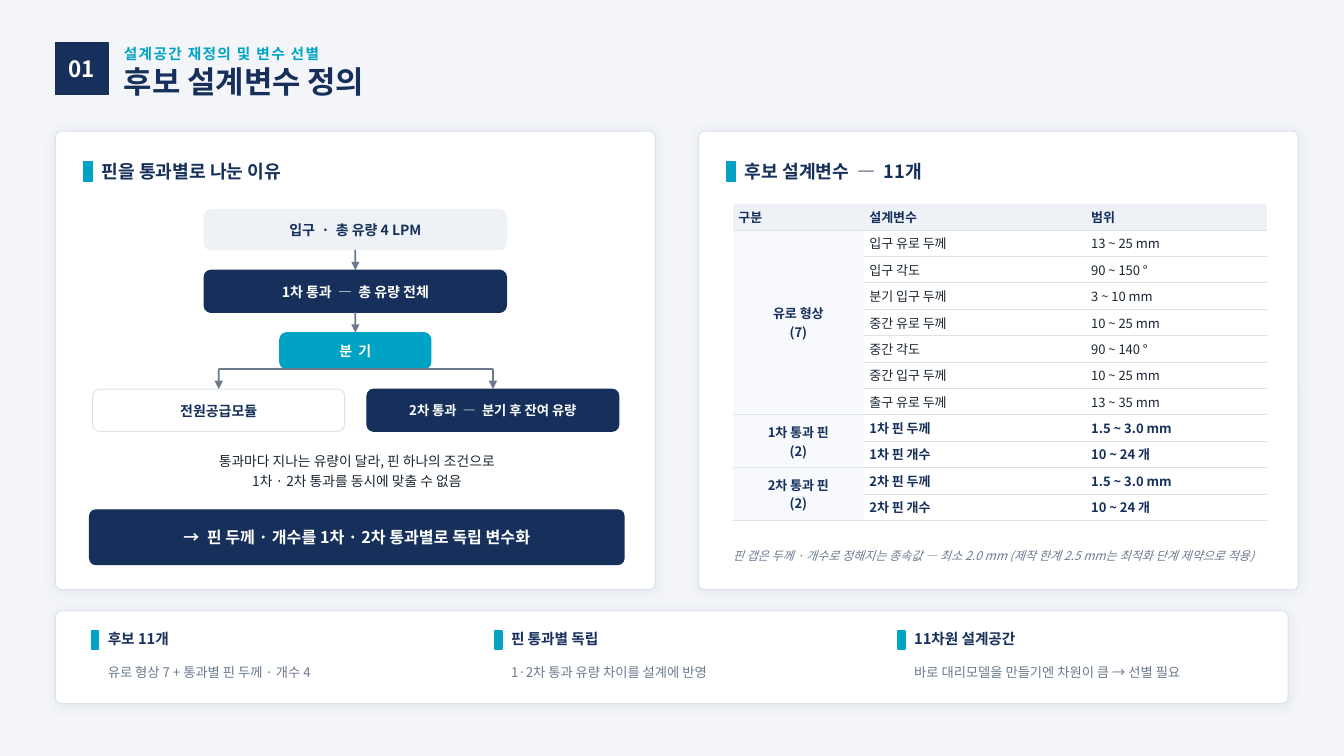
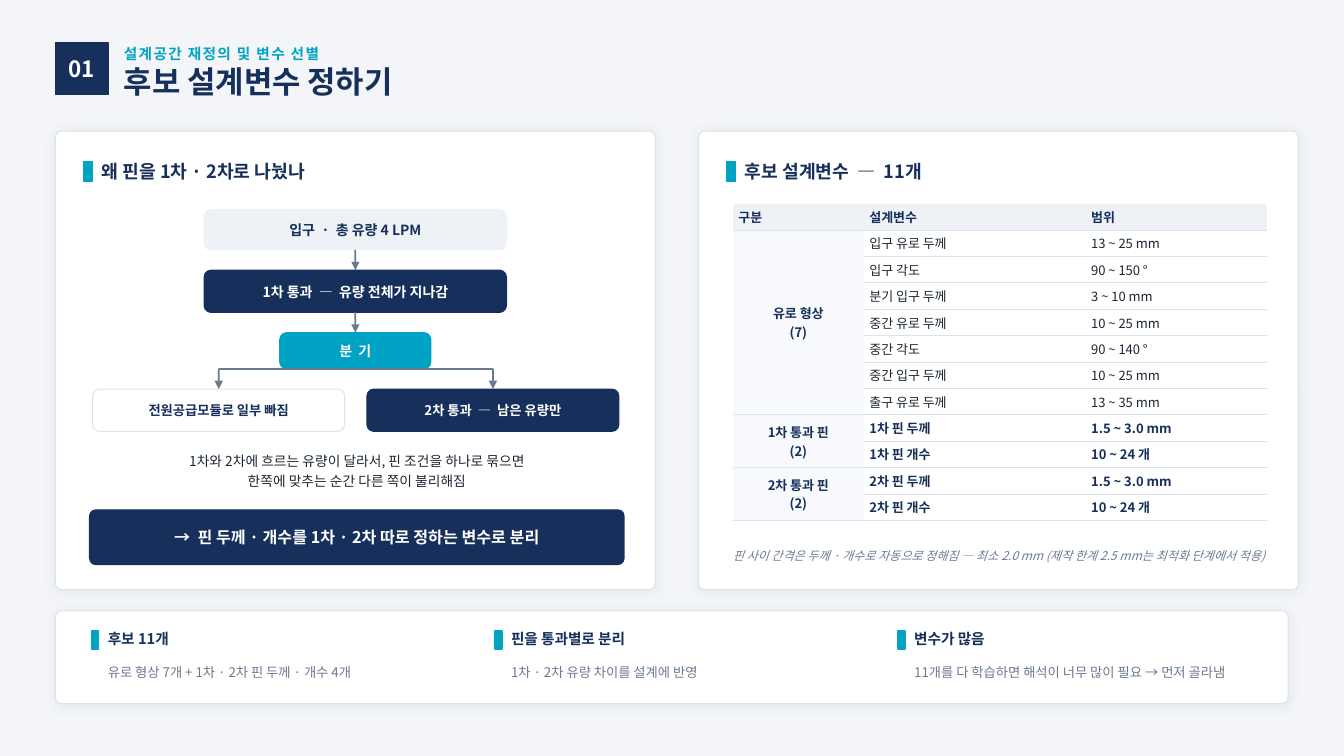
Before and after one commit to yjs9716/dddd, a slide deck: slide 4 of 2개월차_변수선별_및_대리모델구축.pptx (slide 3 before the commit). Drawn at 1344x756 pixels with LibreOffice and Linux fonts; fonts in the diff are those of the drawing. Boxes give left, top, right and bottom in pixels: in the first picture for what was removed or moved away, otherwise in the second. Text is boxed around its words. In the diff, an @@ line names an element or a change of style, - is before the commit and + after.

```diff
--- a/2개월차_변수선별_및_대리모델구축.pptx
+++ b/2개월차_변수선별_및_대리모델구축.pptx
@@ text at (124,67,393,96): text changed @@
-후보 설계변수 정의
+후보 설계변수 정하기
@@ text at (102,162,305,180): text changed @@
-핀을 통과별로 나눈 이유
+왜 핀을 1차 · 2차로 나눴나
@@ text at (263,285,449,299): text changed @@
-1차 통과 — 총 유량 전체
+1차 통과 — 유량 전체가 지나감
@@ text at (149,404,288,416): text changed; size 10 to 9.5 pt @@
-전원공급모듈
+전원공급모듈로 일부 빠짐
@@ text at (424,404,562,417): text changed @@
-2차 통과 — 분기 후 잔여 유량
+2차 통과 — 남은 유량만
@@ text at (189,454,524,487): text changed @@
-통과마다 지나는 유량이 달라, 핀 하나의 조건으로
-1차 · 2차 통과를 동시에 맞출 수 없음
+1차와 2차에 흐르는 유량이 달라서, 핀 조건을 하나로 묶으면
+한쪽에 맞추는 순간 다른 쪽이 불리해짐
@@ text at (198,529,540,545): text changed @@
-→ 핀 두께 · 개수를 1차 · 2차 통과별로 독립 변수화
+→ 핀 두께 · 개수를 1차 · 2차 따로 정하는 변수로 분리
@@ text at (733,550,1266,562): text changed @@
-핀 갭은 두께 · 개수로 정해지는 종속값 — 최소 2.0 mm (제작 한계 2.5 mm는 최적화 단계 제약으로 적용)
+핀 사이 간격은 두께 · 개수로 자동으로 정해짐 — 최소 2.0 mm (제작 한계 2.5 mm는 최적화 단계에서 적용)
@@ text at (511,631,625,646): text changed @@
-핀 통과별 독립
+핀을 통과별로 분리
@@ text at (914,631,985,646): text changed @@
-11차원 설계공간
+변수가 많음
@@ text at (108,666,351,678): text changed @@
-유로 형상 7 + 통과별 핀 두께 · 개수 4
+유로 형상 7개 + 1차 · 2차 핀 두께 · 개수 4개
@@ text at (511,666,697,678): text changed @@
-1·2차 통과 유량 차이를 설계에 반영
+1차 · 2차 유량 차이를 설계에 반영
@@ text at (914,666,1226,678): text changed @@
-바로 대리모델을 만들기엔 차원이 큼 → 선별 필요
+11개를 다 학습하면 해석이 너무 많이 필요 → 먼저 골라냄
```
Also in this commit, not shown: 9 other slides changed, 1 slide added, 3 other files.
